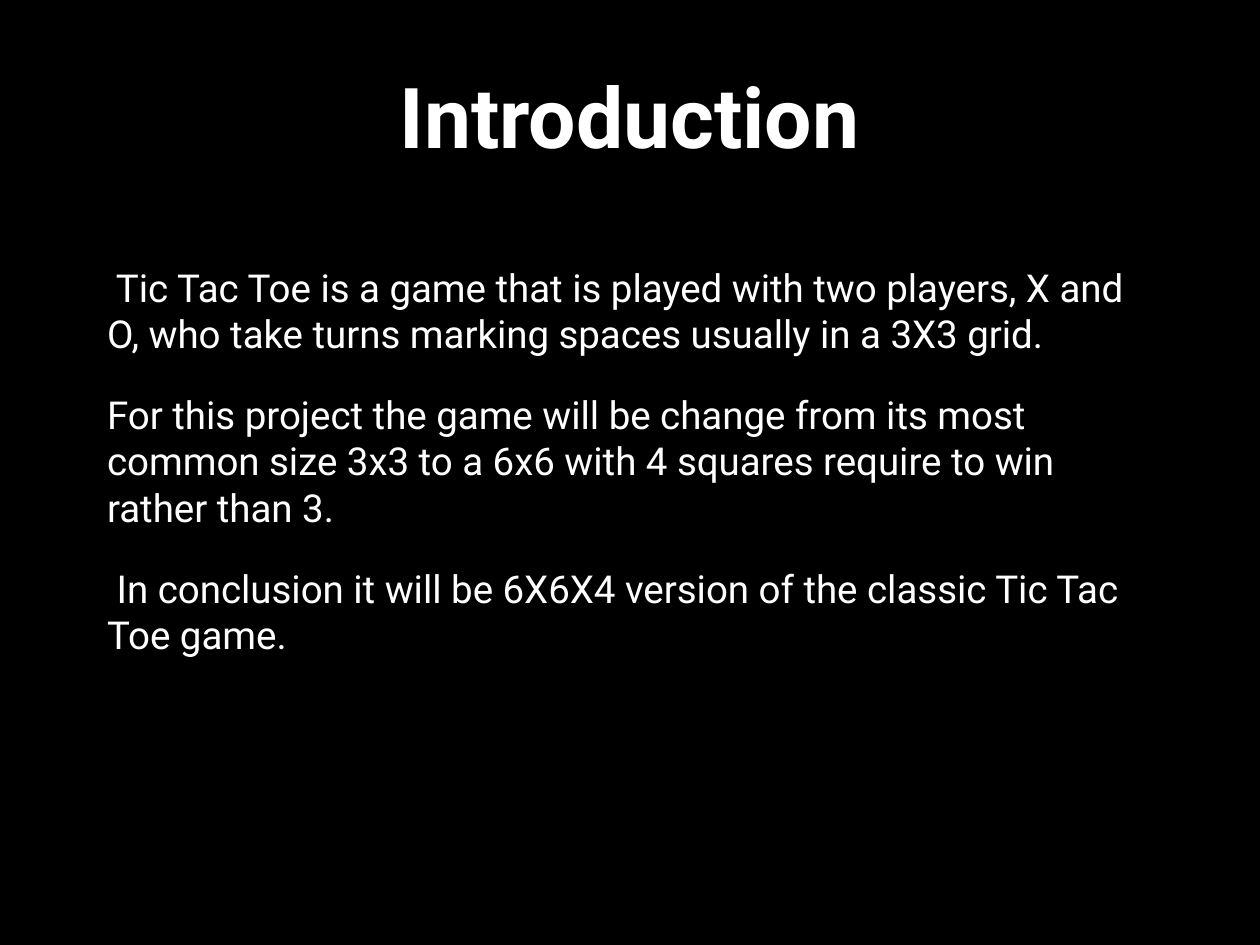
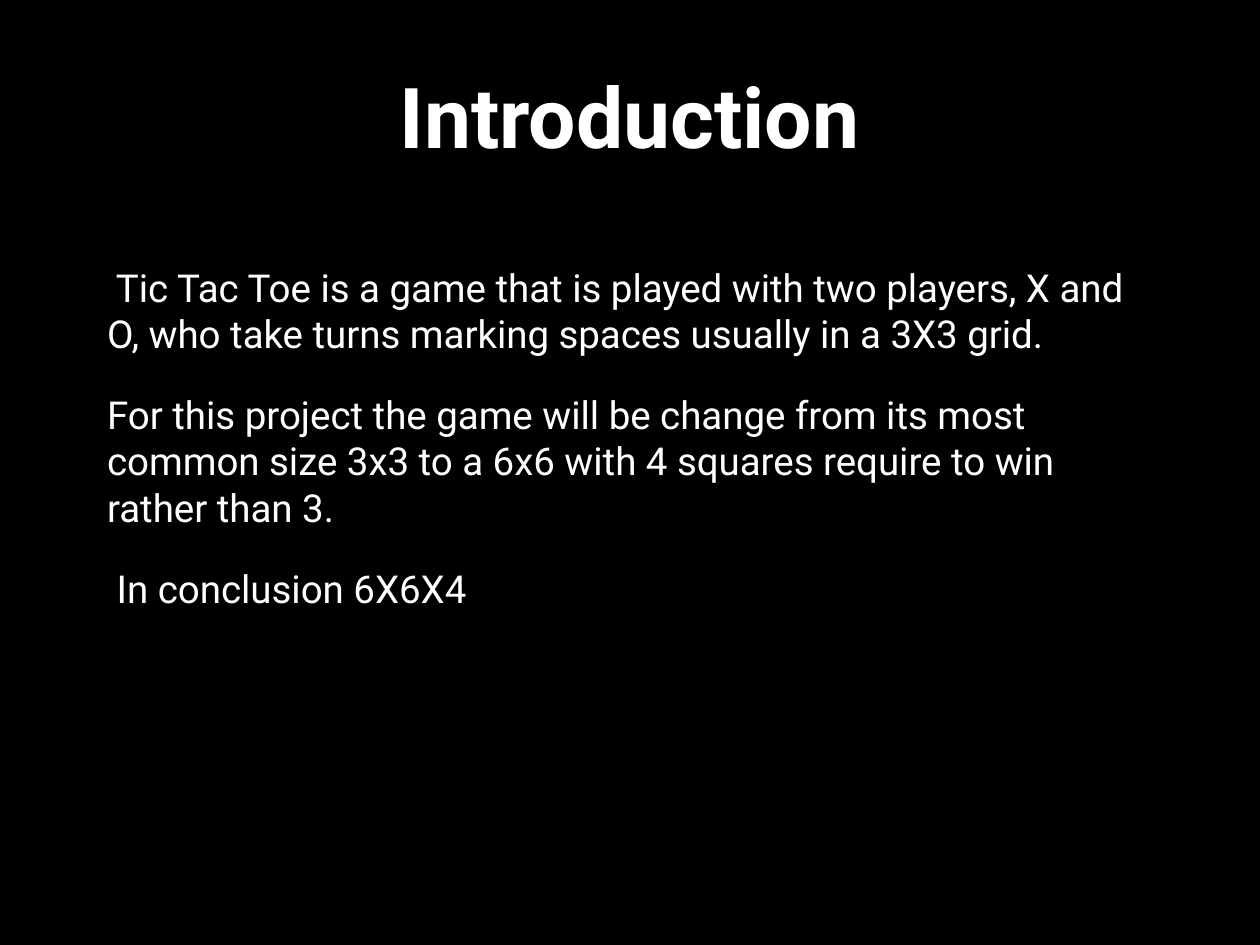
Before and after one commit to Amatarasu/A-Team, a slide deck: slide 2 of Power Point Presentation.pptx. Drawn at 1260x945 pixels with LibreOffice and Linux fonts; fonts in the diff are those of the drawing; background and template pictures are left out. Boxes give left, top, right and bottom in pixels: in the first picture for what was removed or moved away, otherwise in the second. Text is boxed around its words. In the diff, an @@ line names an element or a change of style, - is before the commit and + after.

```diff
--- a/Power Point Presentation.pptx
+++ b/Power Point Presentation.pptx
@@ text at [117, 574, 466, 604]: text changed @@
-In conclusion it will be 6X6X4 version of the classic Tic Tac Toe game.
+In conclusion 6X6X4
```
Also in this commit, not shown: 5 other slides changed, 1 slide removed, 4 other files.
